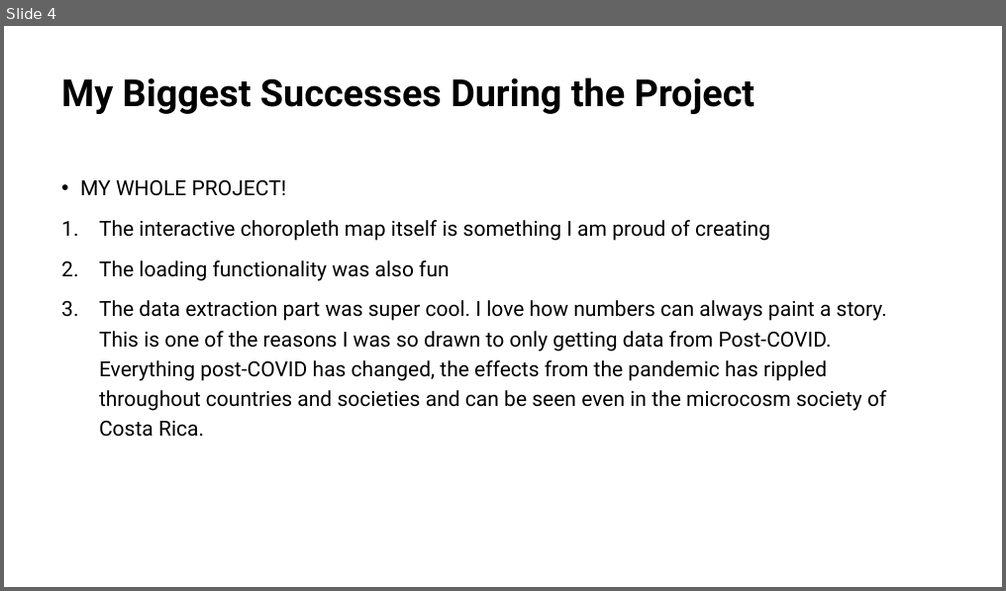
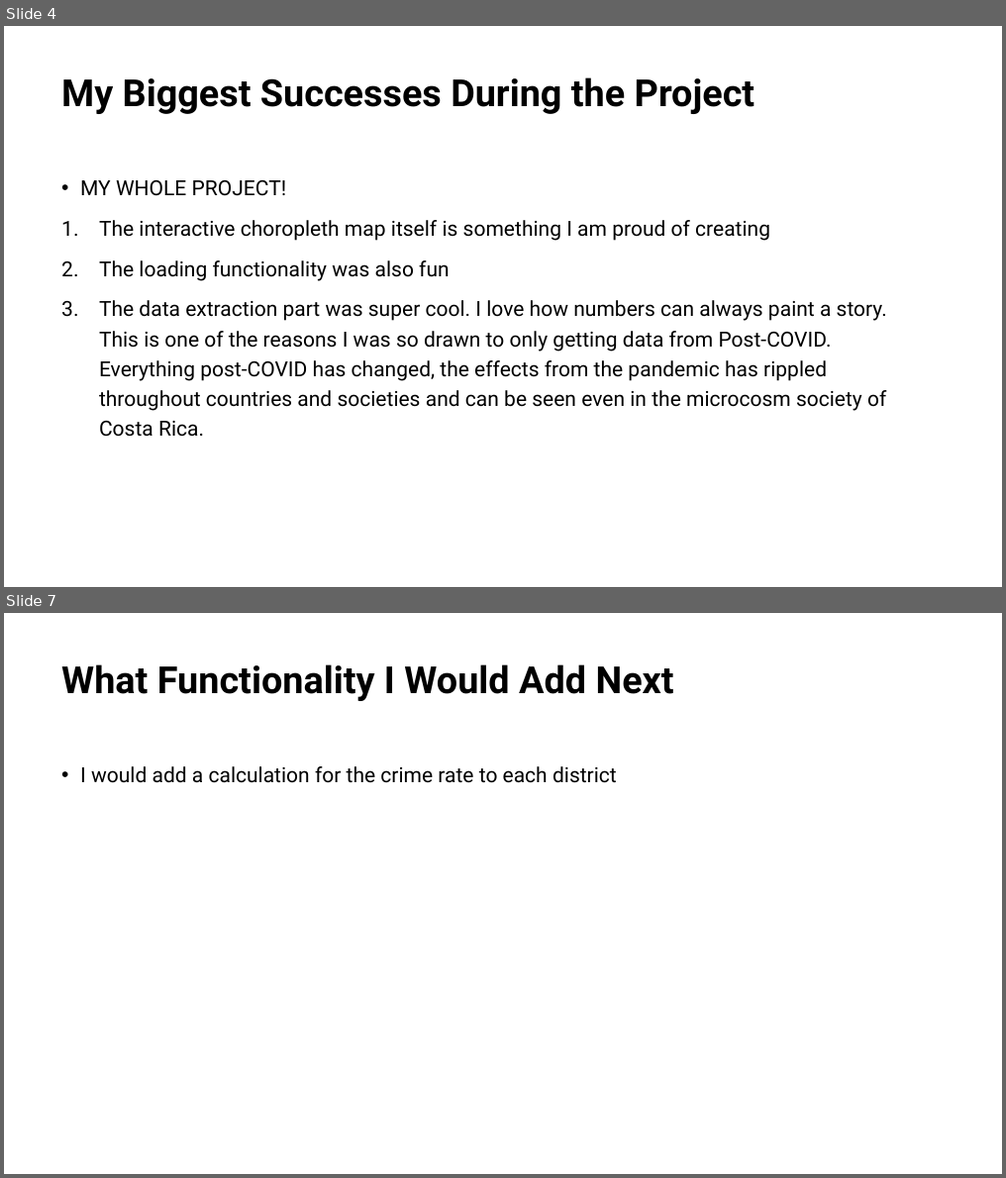
Before and after one commit to jennymorganryan/Crime-in-Costa-Rica, a slide deck: Costa RIca Crime Data Visualization Web Application.pptx. Shown one above the other, each under a label of ours: slide 4 before the commit, slides 4 and 7 after it; the slides between them are not shown. The pictures are 1006x591 and 1006x1178 pixels, drawn with LibreOffice and Linux fonts; fonts in the diff are those of the drawing. Boxes give left, top, right and bottom in pixels: in the first picture for what was removed or moved away, otherwise in the second. Text is boxed around its words. In the diff, an @@ line names an element or a change of style, - is before the commit and + after.

```diff
--- a/Costa RIca Crime Data Visualization Web Application.pptx
+++ b/Costa RIca Crime Data Visualization Web Application.pptx
@@ slide 7 added at (4, 613, 1002, 1174), background #FFFFFF @@
@@ title added at (61, 664, 674, 701), 36 pt, text #000000, bold @@
+What Functionality I Would Add Next
@@ text added at (80, 766, 617, 783), 20 pt, text #000000 @@
+• I would add a calculation for the crime rate to each district
```
Also in this commit, not shown: 2 slides changed, 1 other slide added.
